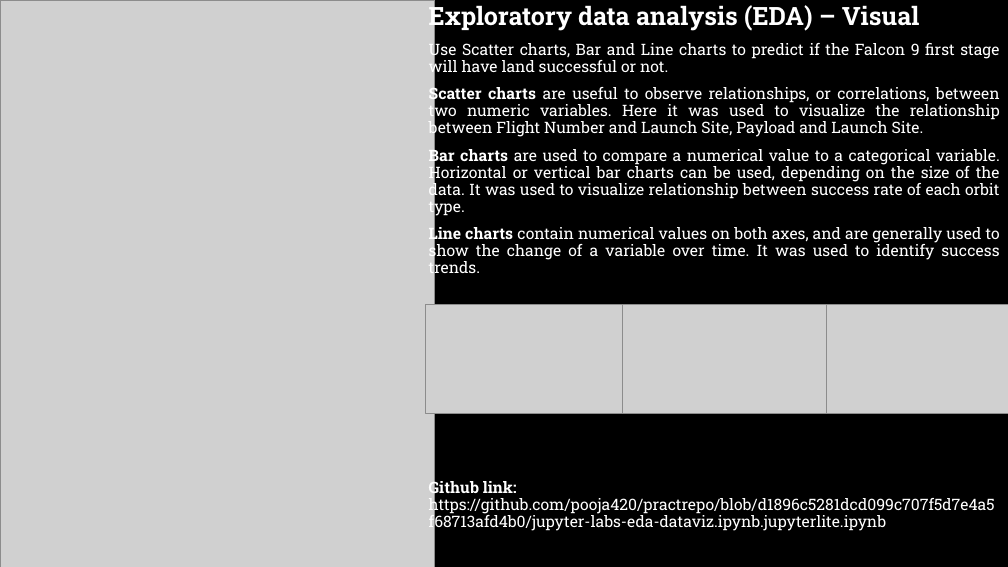
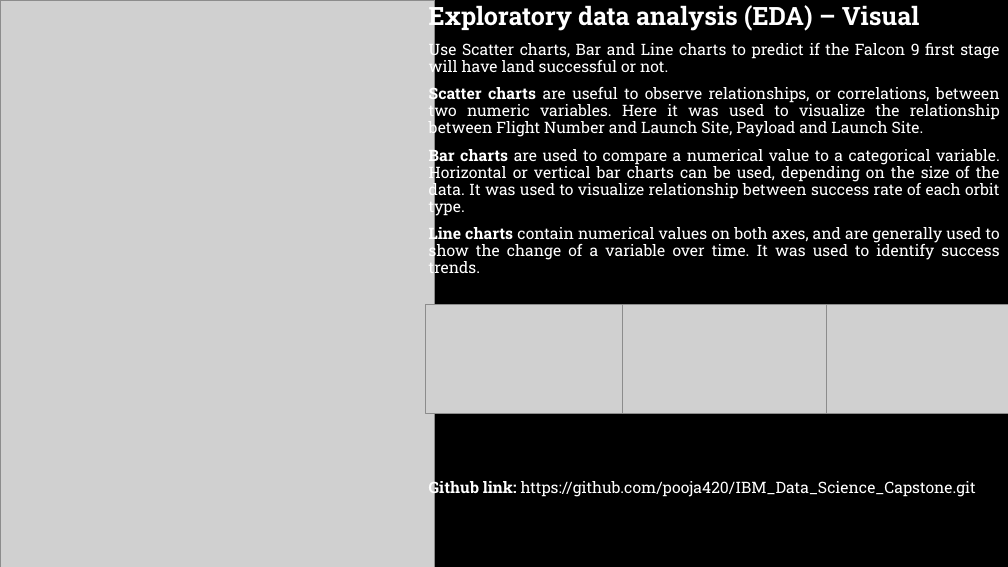
Before and after one commit to pooja420/IBM_Data_Science_Capstone, a slide deck: slide 13 of Space_X_Capstone_20230110.pptx. Drawn at 1008x567 pixels with LibreOffice and Linux fonts; fonts in the diff are those of the drawing; grey boxes stand for pictures. Boxes give left, top, right and bottom in pixels: in the first picture for what was removed or moved away, otherwise in the second. Text is boxed around its words. In the diff, an @@ line names an element or a change of style, - is before the commit and + after.

```diff
--- a/Space_X_Capstone_20230110.pptx
+++ b/Space_X_Capstone_20230110.pptx
@@ subtitle at (429,479,976,498): text changed @@
-Github link: https://github.com/pooja420/practrepo/blob/d1896c5281dcd099c707f5d7e4a5f68713afd4b0/jupyter-labs-eda-dataviz.ipynb.jupyterlite.ipynb
+Github link: https://github.com/pooja420/IBM_Data_Science_Capstone.git
```
Also in this commit, not shown: 7 other slides changed.
